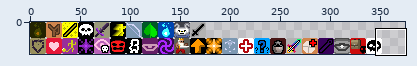
One commit to this sprite sheet: core/src/main/assets/interfaces/subclasses.png. Above: a wide view before the commit, with the close-up outlined.
Close-up. First the earlier version:
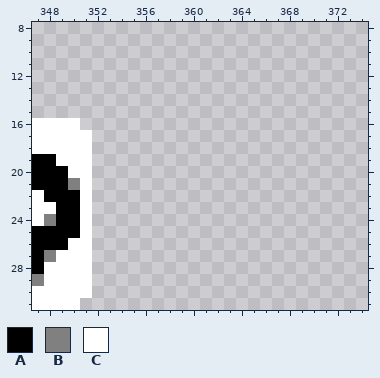
The file is 443x32 pixels. Colours within 5 levels of each other are drawn and written as one. Shown: x 347..374, y 8..31. The wide view leaves out empty margins.
Palette (. is transparent): A #000000  B #808080  C #ffffff
Pixels before, first column x 347:
16 CCCC.
17 CCCCC
18 CCCCC
19 AACCC
20 AAACC
21 AAABC
22 CAAAC
23 CCAAC
24 CBAAC
25 AAAAC
26 AAACC
27 ABCCC
28 ACCCC
29 BCCCC
30 CCCCC
31 CCCC.
The result:
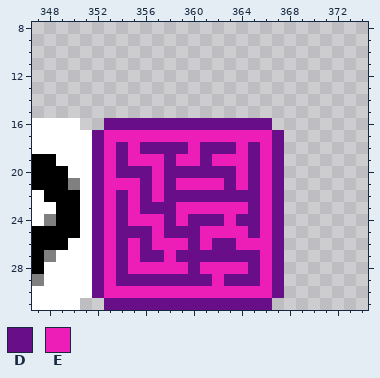
Colours new in this view: D #680e88  E #ed1db7
The edit:
Changed rows in their new state; - is an unchanged pixel.
first column x 352:
16 -DDDDDDDDDDDDDD-
17 DEEEEEEEEEEEEEED
18 DEDEDDDDEDDDEDED
19 DEDEEEDEEDEEEDED
20 DEDDDEDDDDDDEDED
21 DEEEDEDEEEEDEDED
22 DEDEDEDDDDDDDDED
23 DEDEDDDEEEEEEDED
24 DEDEEEDEDDDEDDED
25 DEDDDEDDDEEEEDED
26 DEDEDEEEDEDDEEED
27 DEDEDDEDDDDDDDED
28 DEDEEEEEDEEEEDED
29 DEDDDDDDDDEDDDED
30 DEEEEEEEEEEEEEED
31 -DDDDDDDDDDDDDD-
Where, in picture pixels (left, top, right, bottom), the same in both close-ups:
added: (92, 118, 284, 310)
